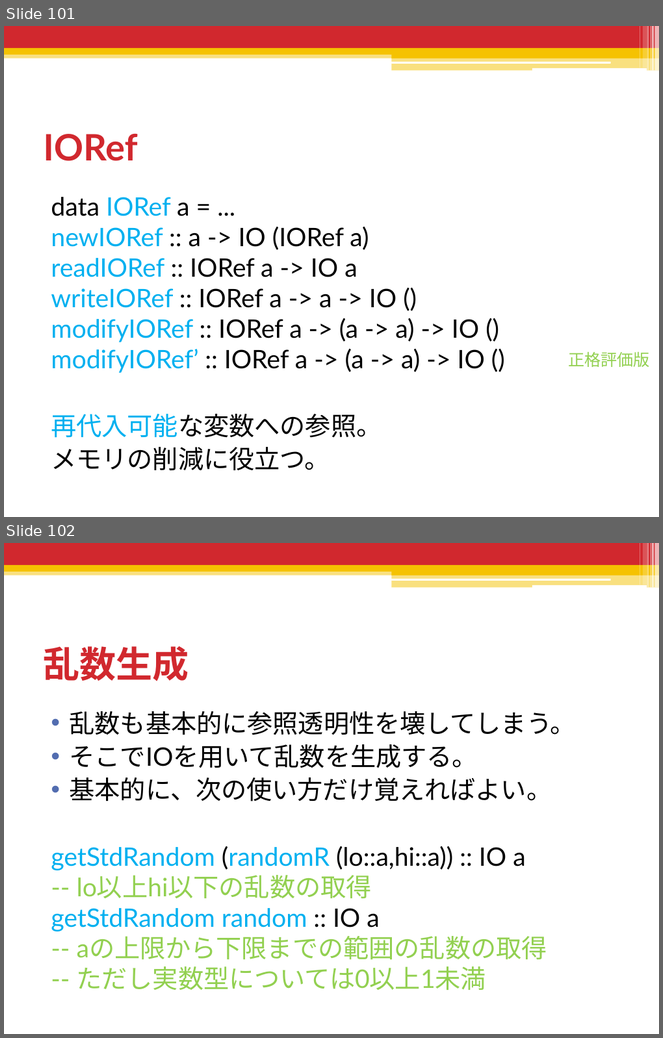
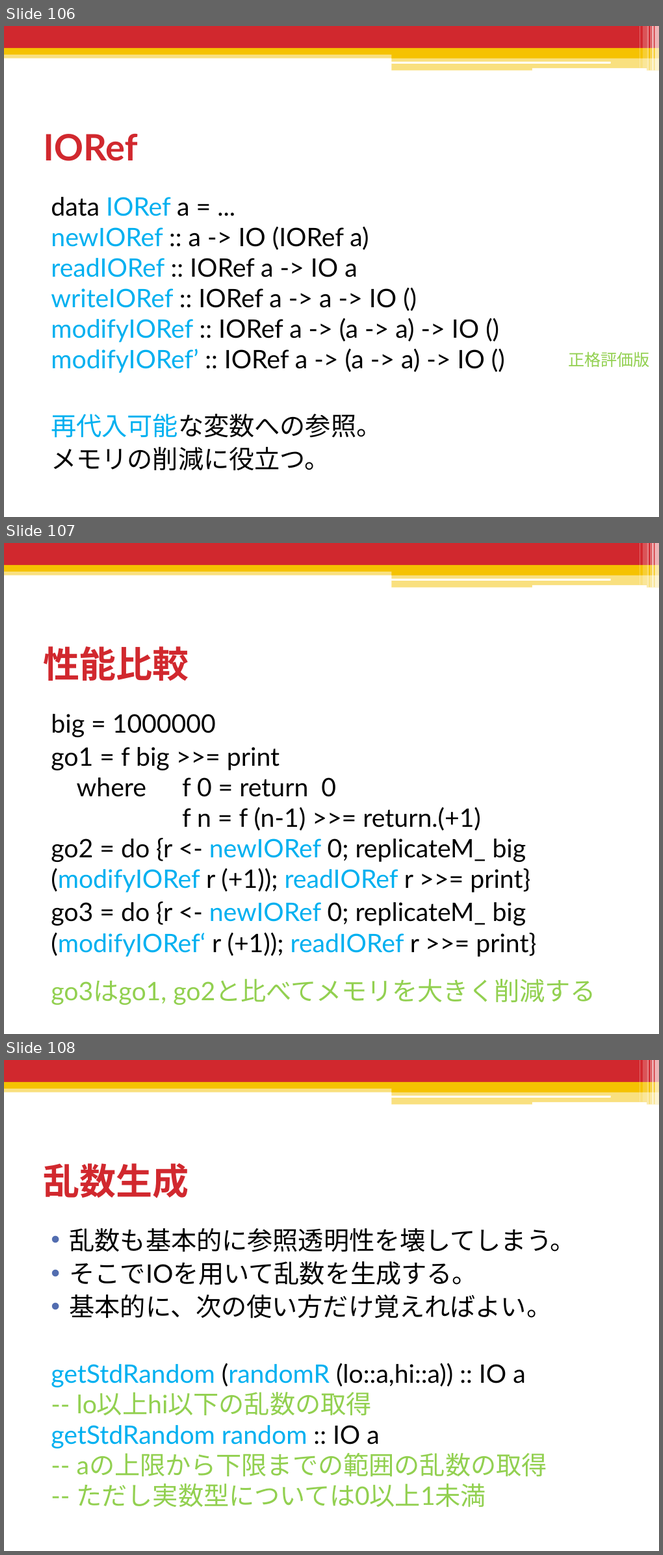
Before and after one commit to shiatsumat/HaskellLecture, a slide deck: 2_monad/slides/2_monad.pptx. Shown one above the other, each under a label of ours: slides 101 and 102 before the commit, slides 106, 107 and 108 after it. The pictures are 663x1038 and 663x1555 pixels, drawn with LibreOffice and Linux fonts; fonts in the diff are those of the drawing. Boxes give left, top, right and bottom in pixels: in the first picture for what was removed or moved away, otherwise in the second. Text is boxed around its words. In the diff, an @@ line names an element or a change of style, - is before the commit and + after.

```diff
--- a/2_monad/slides/2_monad.pptx
+++ b/2_monad/slides/2_monad.pptx
@@ slide 107 added at (4,543,659,1034), background #FFFFFF; not listed: 13 template elements that a slide beside it also shows @@
@@ title added at (43,646,189,681), 40 pt, text #D1282E, bold @@
+性能比較
@@ text added at (51,714,596,1005), 28 pt, text #000000 @@
+big = 1000000
+go1 = f big >>= print
+where f 0 = return 0
+f n = f (n-1) >>= return.(+1)
+go2 = do {r <- newIORef 0; replicateM_ big (modifyIORef r (+1)); readIORef r >>= print}
+go3 = do {r <- newIORef 0; replicateM_ big (modifyIORef‘ r (+1)); readIORef r >>= print}
+go3はgo1, go2と比べてメモリを大きく削減する
@@ what was slide 101 is now slide 106 @@
@@ what was slide 102 is now slide 108 @@
```
Also in this commit, not shown: 4 slides changed, 6 other slides added, 1 other file.
